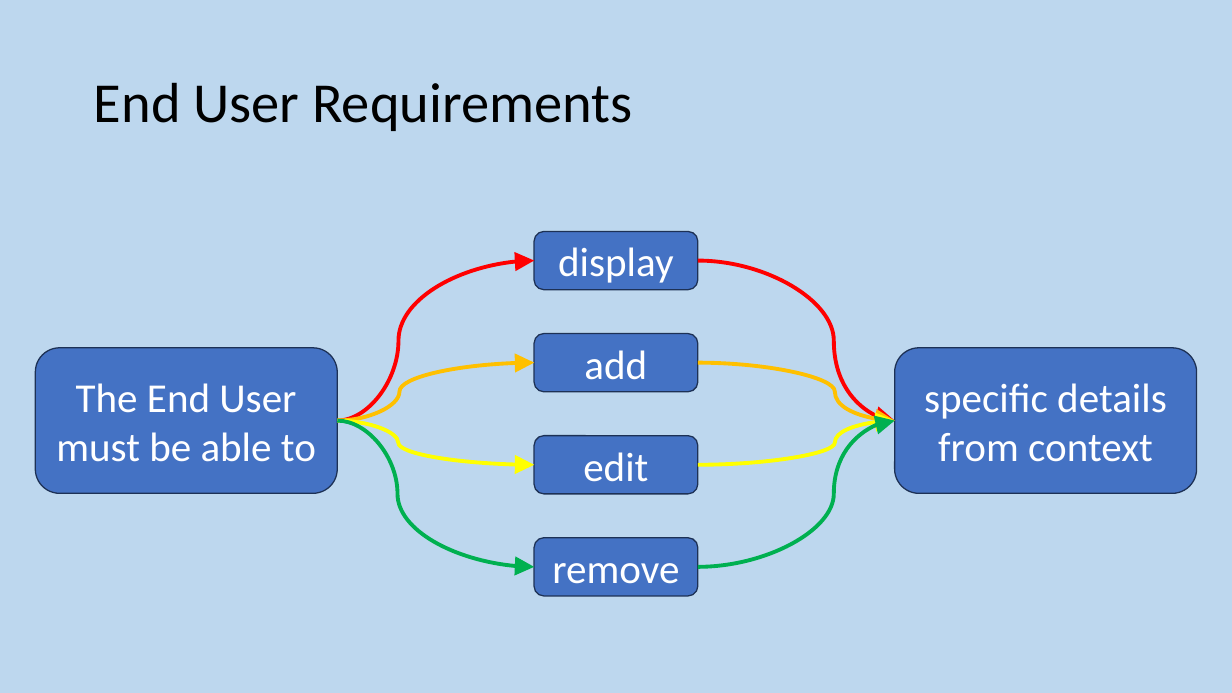
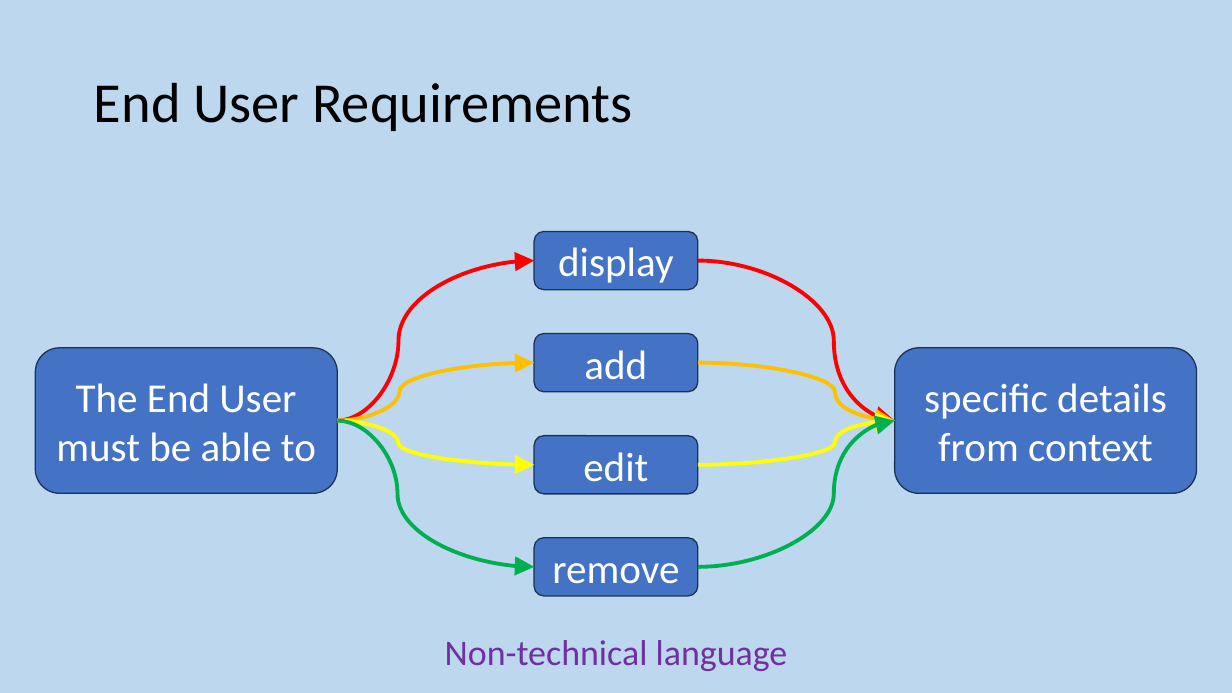
Before and after one commit to MrFriendCS/MrFriendCS.github.io, a slide deck: slide 75 of higher/ddd/H CS DDD Slides.pptx. Drawn at 1232x693 pixels with LibreOffice and Linux fonts; fonts in the diff are those of the drawing. Boxes give left, top, right and bottom in pixels: in the first picture for what was removed or moved away, otherwise in the second. Text is boxed around its words. In the diff, an @@ line names an element or a change of style, - is before the commit and + after.

```diff
--- a/higher/ddd/H CS DDD Slides.pptx
+++ b/higher/ddd/H CS DDD Slides.pptx
@@ text added at box(445, 640, 788, 671), 28 pt, text #7030A0 @@
+Non-technical language
```
Also in this commit, not shown: 2 other slides changed, 12 other files.
